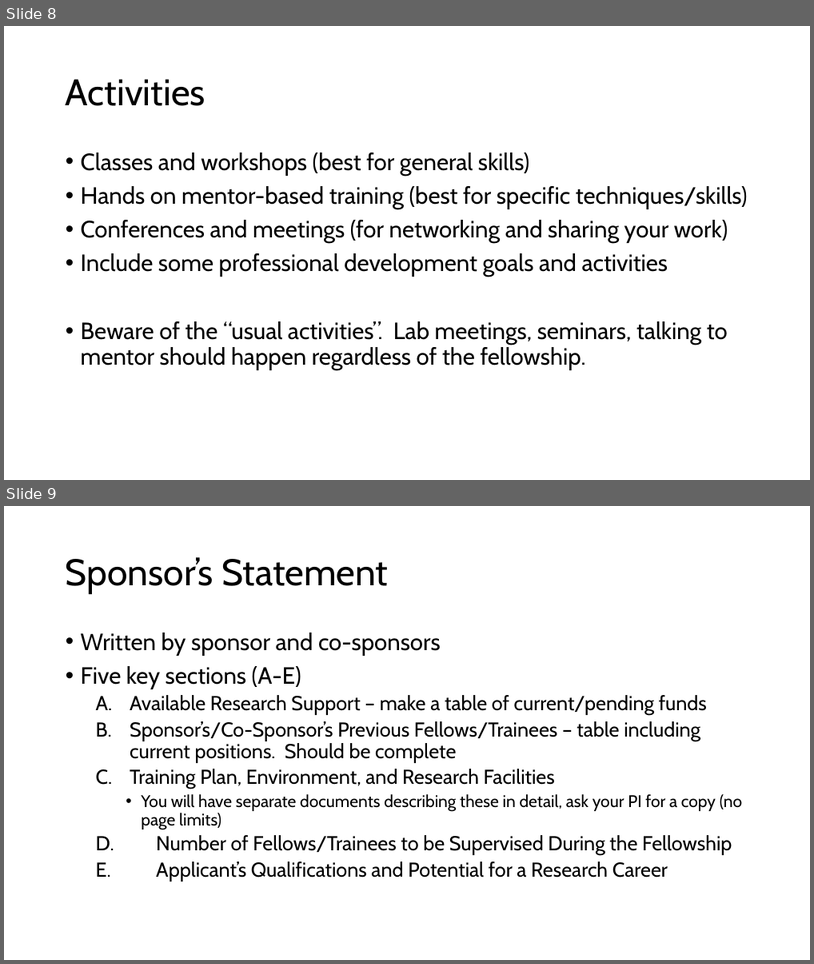
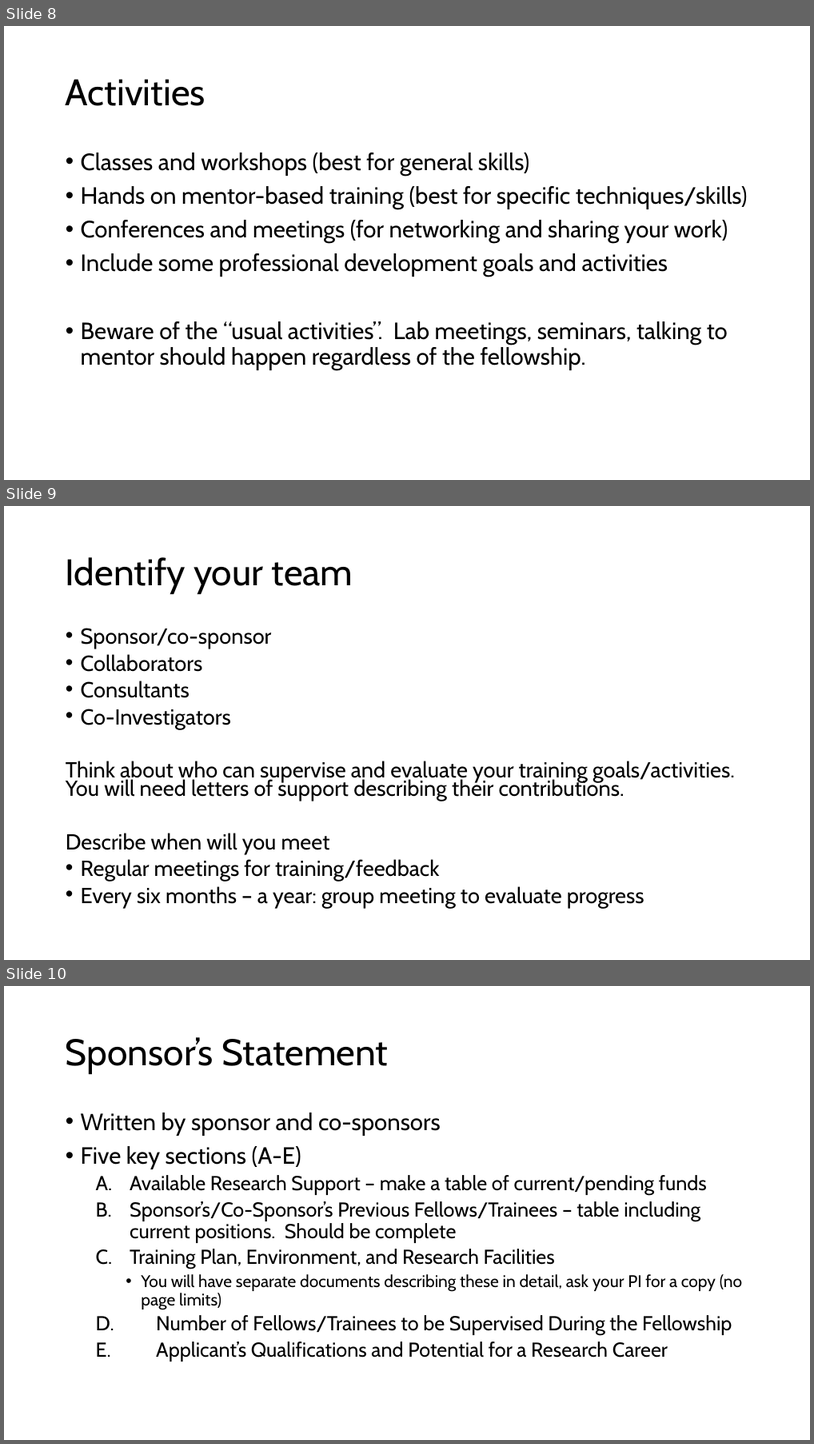
Before and after one commit to BridgesLab/FellowshipWorkshopDocuments, a slide deck: Documents/Slides/Training Goals.pptx. Shown one above the other, each under a label of ours: slides 8 and 9 before the commit, slides 8, 9 and 10 after it. The pictures are 814x964 and 814x1444 pixels, drawn with LibreOffice and Linux fonts; fonts in the diff are those of the drawing. Boxes give left, top, right and bottom in pixels: in the first picture for what was removed or moved away, otherwise in the second. Text is boxed around its words. In the diff, an @@ line names an element or a change of style, - is before the commit and + after.

Commit message:
Added slides about your team, part of #6 and #3

```diff
--- a/Documents/Slides/Training Goals.pptx
+++ b/Documents/Slides/Training Goals.pptx
@@ slide 9 added at (4, 506, 810, 960), background #FFFFFF @@
@@ title added at (66, 557, 354, 594), 44 pt, text #000000 @@
+Identify your team
@@ text added at (66, 628, 735, 908), 25.9 pt, text #000000 @@
+• Sponsor/co-sponsor
+• Collaborators
+• Consultants
+• Co-Investigators
+Think about who can supervise and evaluate your training goals/activities. You will need letters of support describing their contributions.
+Describe when will you meet
+• Regular meetings for training/feedback
+• Every six months – a year: group meeting to evaluate progress
@@ what was slide 9 is now slide 10 @@
```
Also in this commit, not shown: 1 slide changed.
